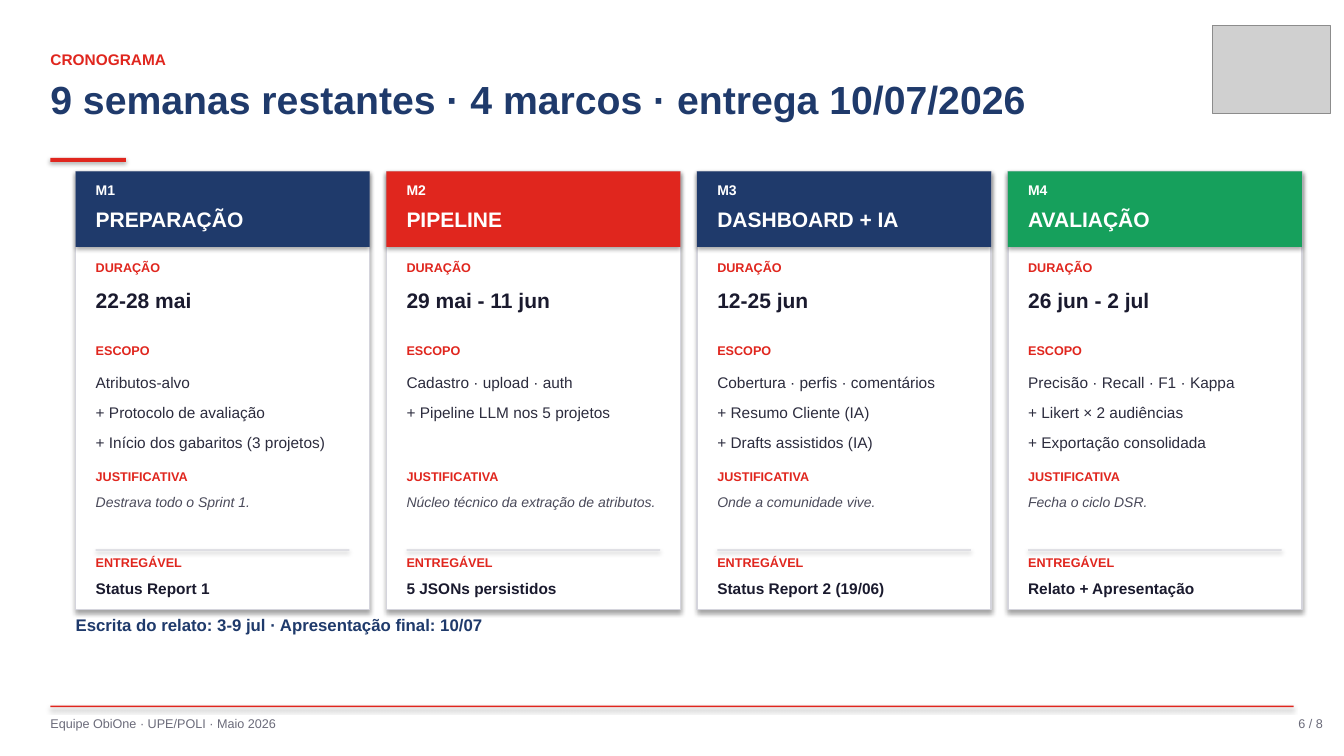
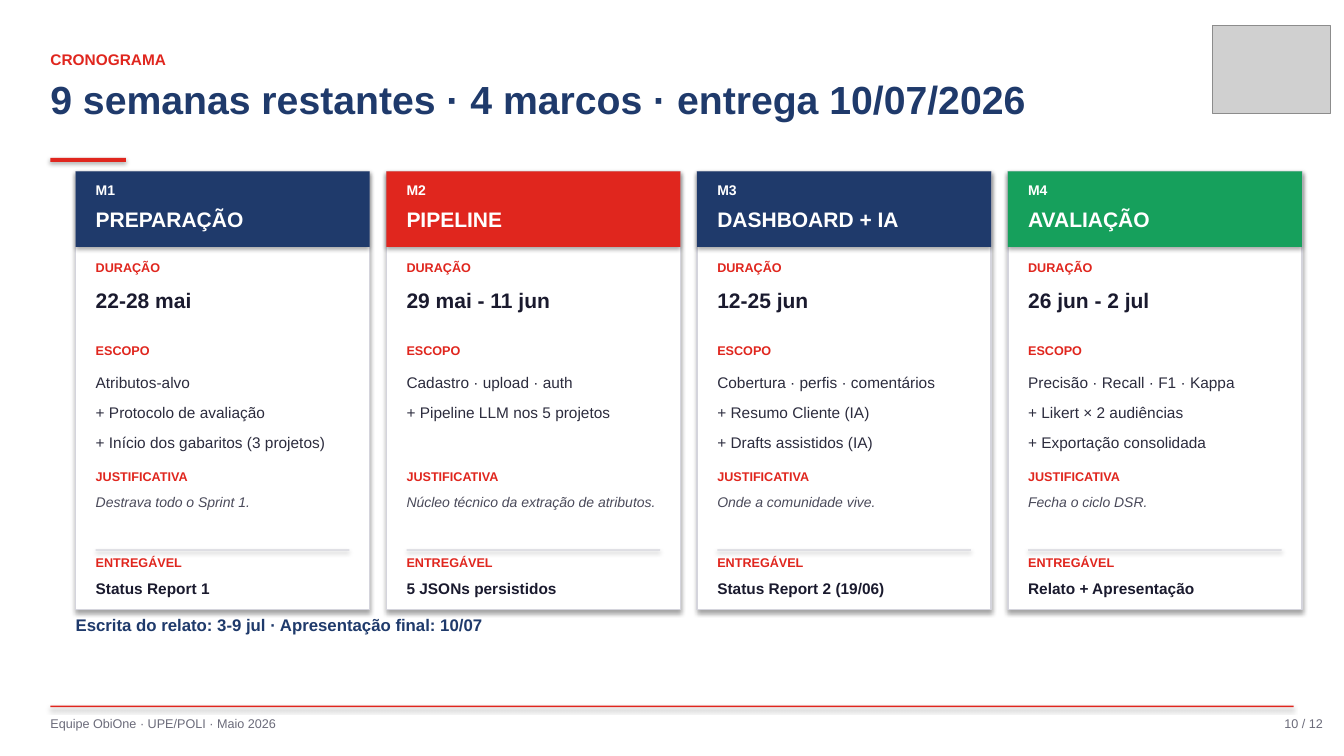
Before and after one commit to raniel90/obione, a slide deck: slide 10 of atividades/apresentacoes/sr1_2026-05-22.pptx (slide 6 before the commit). Drawn at 1344x756 pixels with LibreOffice and Linux fonts; fonts in the diff are those of the drawing; grey boxes stand for pictures. Boxes give left, top, right and bottom in pixels: in the first picture for what was removed or moved away, otherwise in the second. Text is boxed around its words. In the diff, an @@ line names an element or a change of style, - is before the commit and + after.

```diff
--- a/atividades/apresentacoes/sr1_2026-05-22.pptx
+++ b/atividades/apresentacoes/sr1_2026-05-22.pptx
@@ text at [1284, 719, 1323, 728]: text changed @@
-6 / 8
+10 / 12
```
Also in this commit, not shown: 5 other slides changed, 4 slides added, 2 other files.
